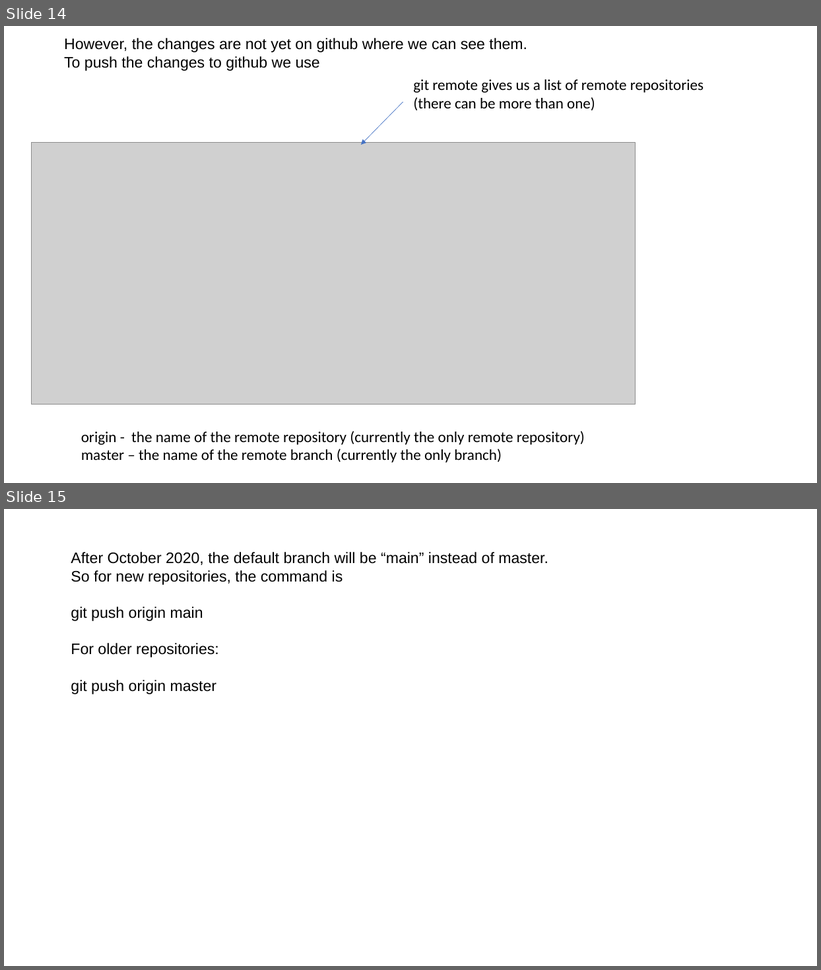
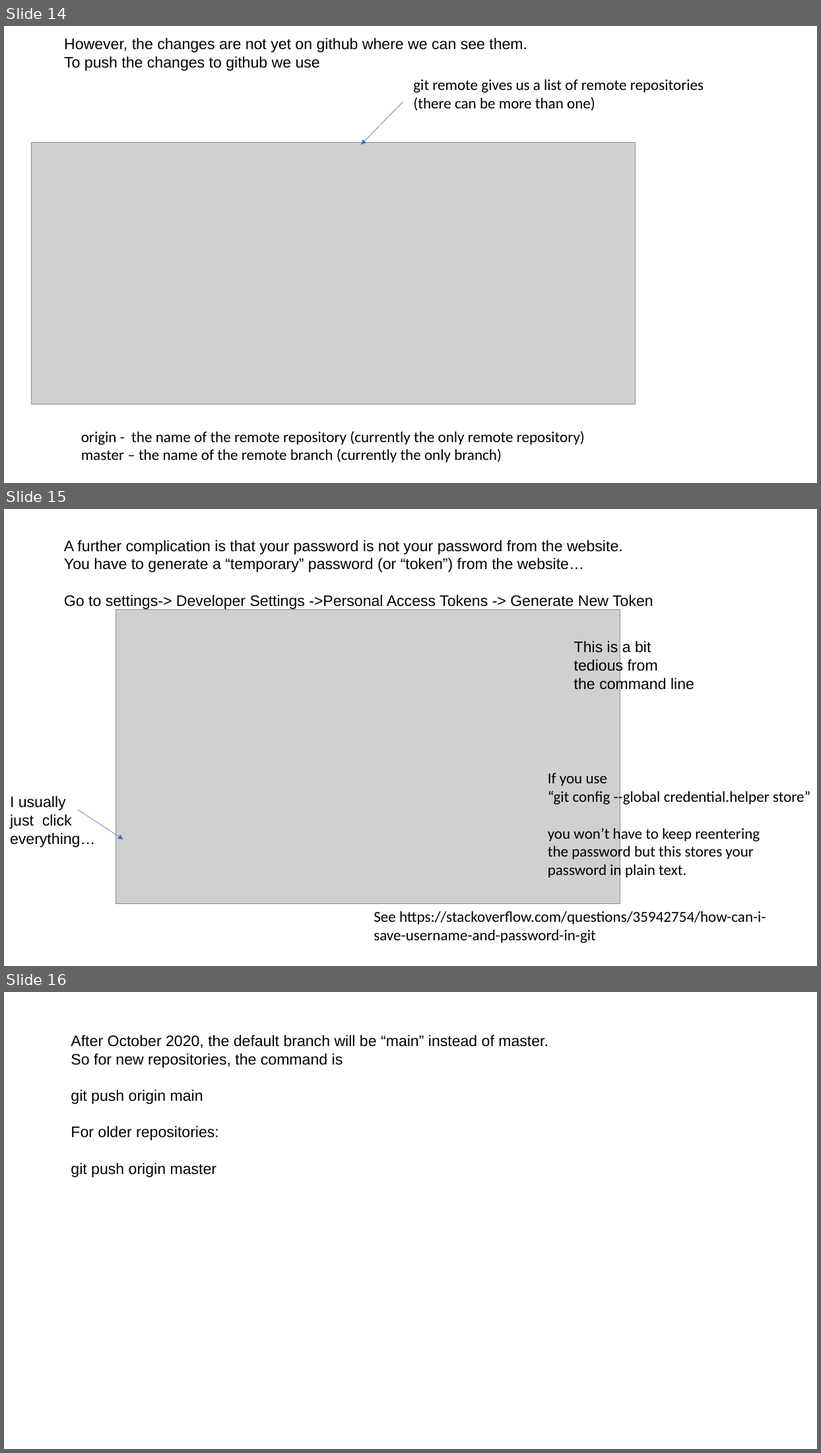
Before and after one commit to fodorclasses/fodorclasses.github.io, a slide deck: classes/prog2022/Prog3-Lecture02.pptx. Shown one above the other, each under a label of ours: slides 14 and 15 before the commit, slides 14, 15 and 16 after it. The pictures are 821x970 and 821x1453 pixels, drawn with LibreOffice and Linux fonts; fonts in the diff are those of the drawing; grey boxes stand for pictures. Boxes give left, top, right and bottom in pixels: in the first picture for what was removed or moved away, otherwise in the second. Text is boxed around its words. In the diff, an @@ line names an element or a change of style, - is before the commit and + after.

Commit message:
update git password policy

```diff
--- a/classes/prog2022/Prog3-Lecture02.pptx
+++ b/classes/prog2022/Prog3-Lecture02.pptx
@@ slide 15 added at bbox=[4, 509, 817, 966], background #FFFFFF @@
@@ text added at bbox=[64, 540, 653, 609], 18 pt, text #000000 @@
+A further complication is that your password is not your password from the website.
+You have to generate a “temporary” password (or “token”) from the website…
+Go to settings-> Developer Settings ->Personal Access Tokens -> Generate New Token
@@ picture added at bbox=[116, 610, 620, 904] @@
@@ text added at bbox=[574, 641, 694, 692], 18 pt, text #000000 @@
+This is a bit
+tedious from
+the command line
@@ text added at bbox=[548, 773, 811, 879], 18 pt, text #000000 @@
+If you use
+“git config --global credential.helper store”
+you won’t have to keep reentering
+the password but this stores your
+password in plain text.
@@ text added at bbox=[10, 796, 96, 848], 18 pt, text #000000 @@
+I usually
+just click
+everything…
@@ arrow added from (78, 811) to (123, 840), #4472C4 0.5 pt @@
@@ text added at bbox=[374, 912, 766, 943], 18 pt, text #000000 @@
+See https://stackoverflow.com/questions/35942754/how-can-i-save-username-and-password-in-git
@@ what was slide 15 is now slide 16 @@
```
Also in this commit, not shown: 2 slides changed.
